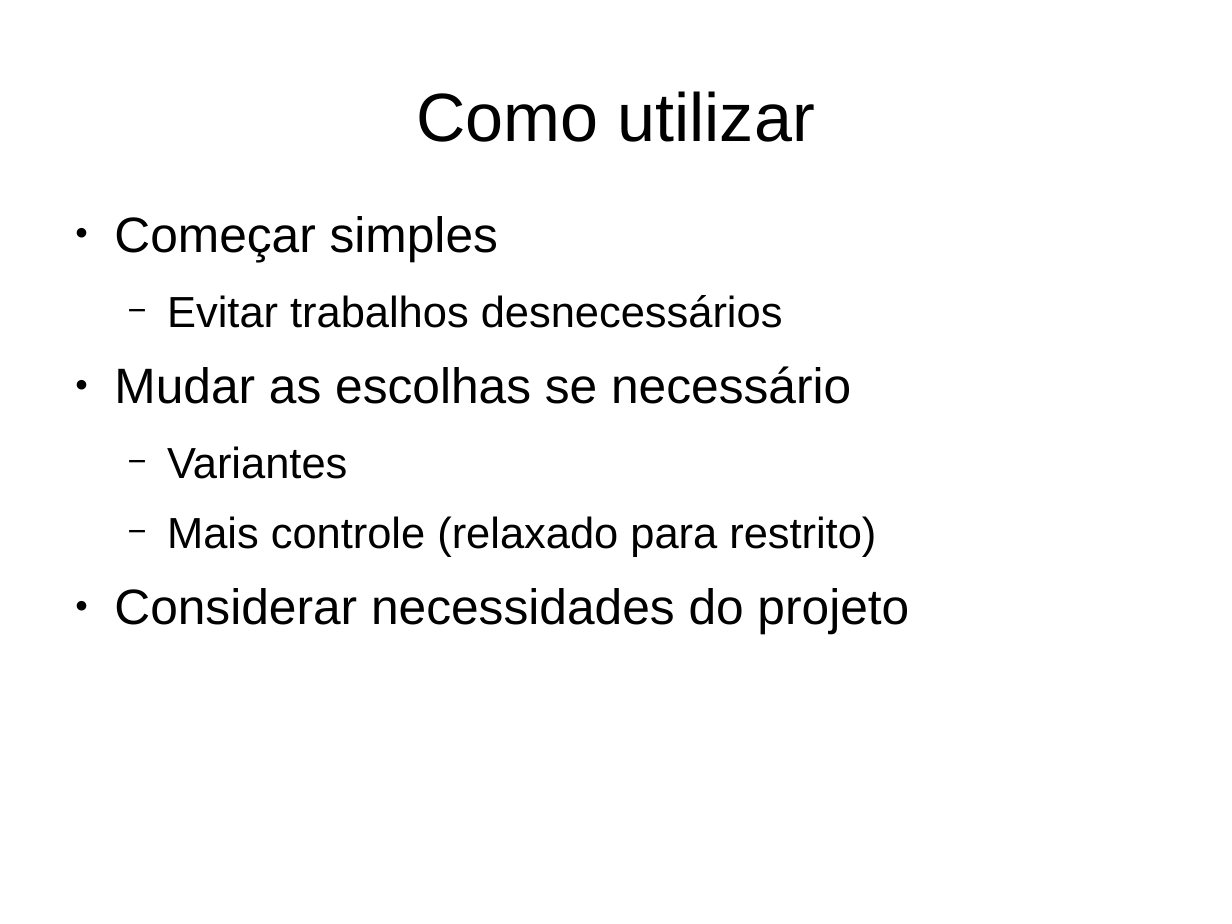
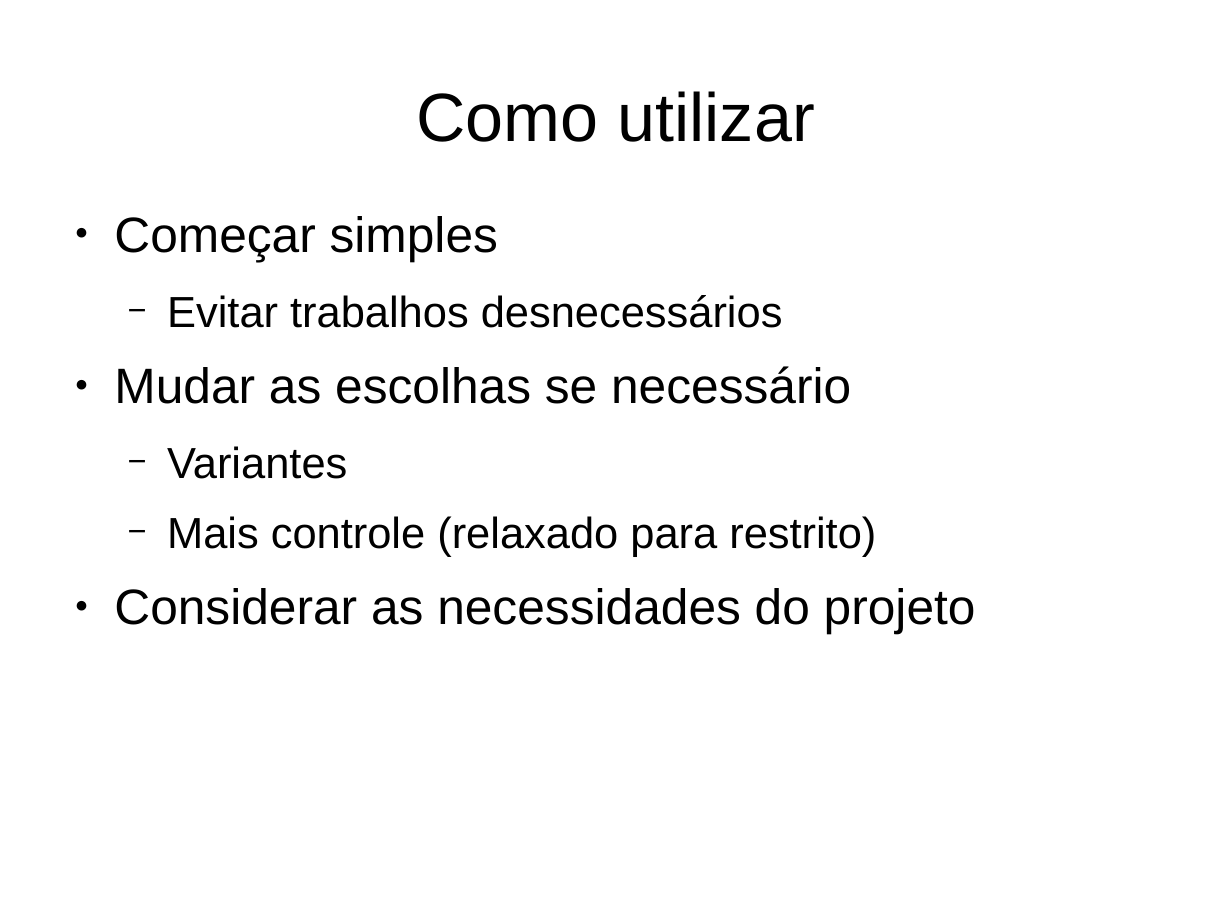
Before and after one commit to gtessa/gc20131_leitura_5, a slide deck: slide 2 of Final.odp. Drawn at 1232x924 pixels with LibreOffice and Linux fonts; fonts in the diff are those of the drawing. Boxes give left, top, right and bottom in pixels: in the first picture for what was removed or moved away, otherwise in the second. Text is boxed around its words. In the diff, an @@ line names an element or a change of style, - is before the commit and + after.

```diff
--- a/Final.odp
+++ b/Final.odp
@@ text at [114,588,976,634]: text changed @@
-● Considerar necessidades do projeto
+● Considerar as necessidades do projeto
```
Also in this commit, not shown: 1 slide added, 1 other file.
